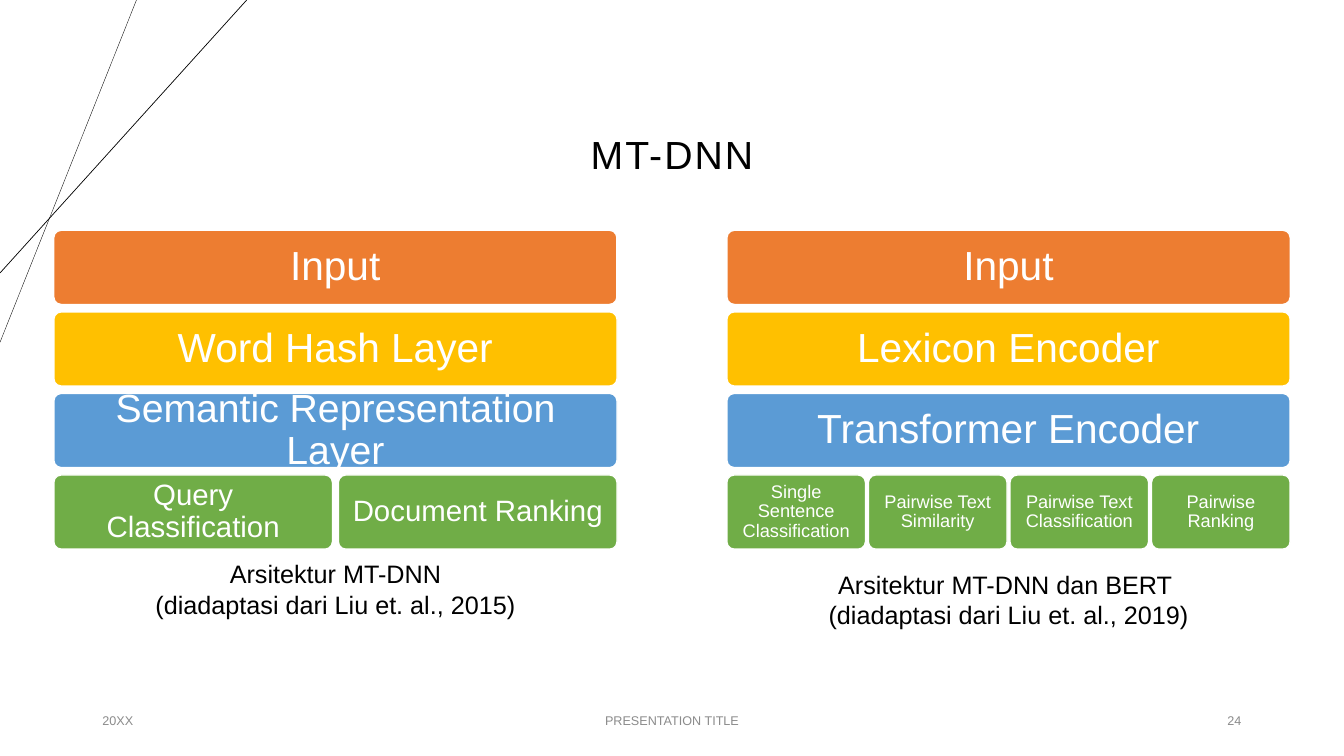
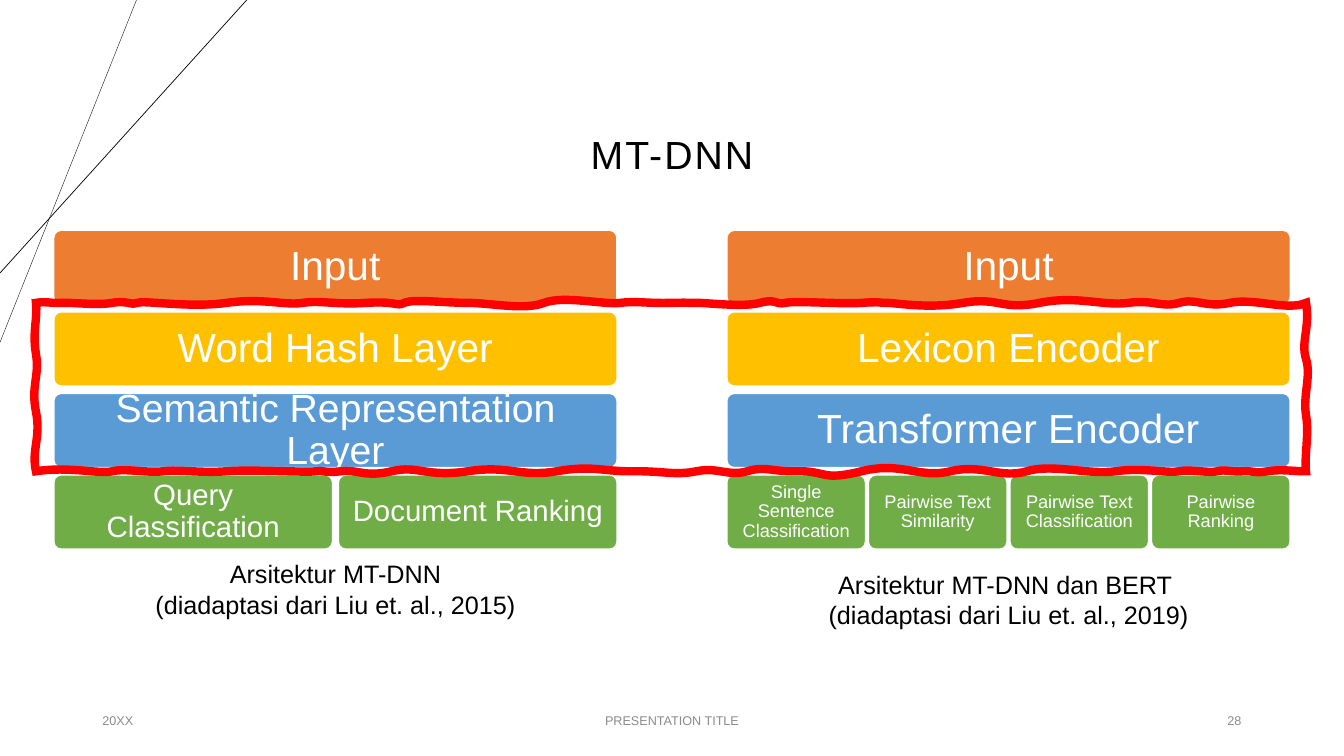
Before and after one commit to anwari32/IF5099-Metode-Penelitian, a slide deck: slide 28 of proposals/v2/Penerapan Multitask Learning dan BERT untuk Prediksi Splice.pptx (slide 24 before the commit). Drawn at 1344x756 pixels with LibreOffice and Linux fonts; fonts in the diff are those of the drawing. Boxes give left, top, right and bottom in pixels: in the first picture for what was removed or moved away, otherwise in the second. Text is boxed around its words. In the diff, an @@ line names an element or a change of style, - is before the commit and + after.

```diff
--- a/proposals/v2/Penerapan Multitask Learning dan BERT untuk Prediksi Splice.pptx
+++ b/proposals/v2/Penerapan Multitask Learning dan BERT untuk Prediksi Splice.pptx
@@ freeform shape added at bbox=[36, 302, 1307, 471], outline #FF0000 6 pt @@
@@ page number at bbox=[1227, 716, 1241, 725]: text changed @@
-24
+28
```
Also in this commit, not shown: 6 other slides changed, 8 slides added, 1 other file.
